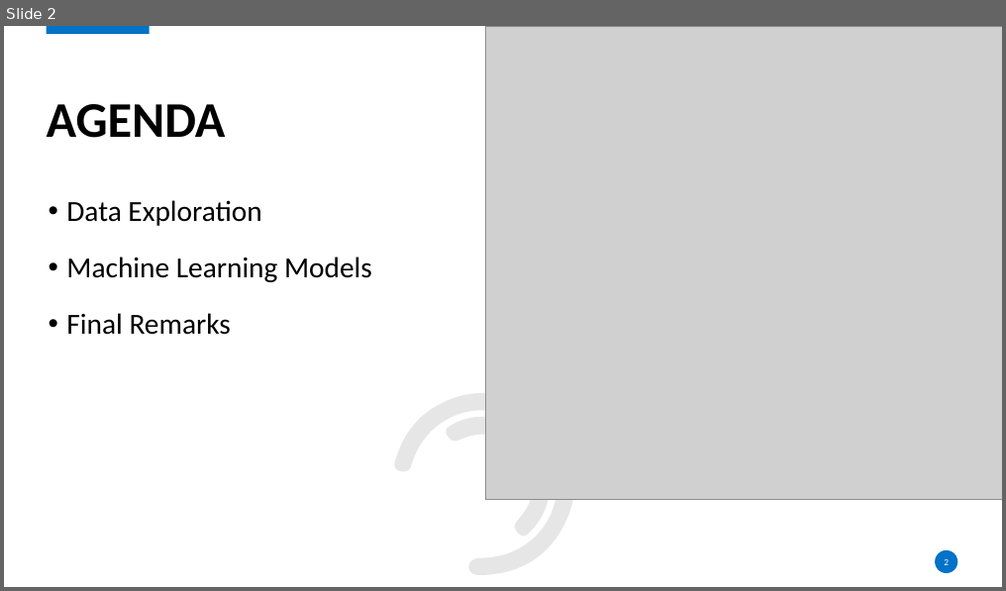
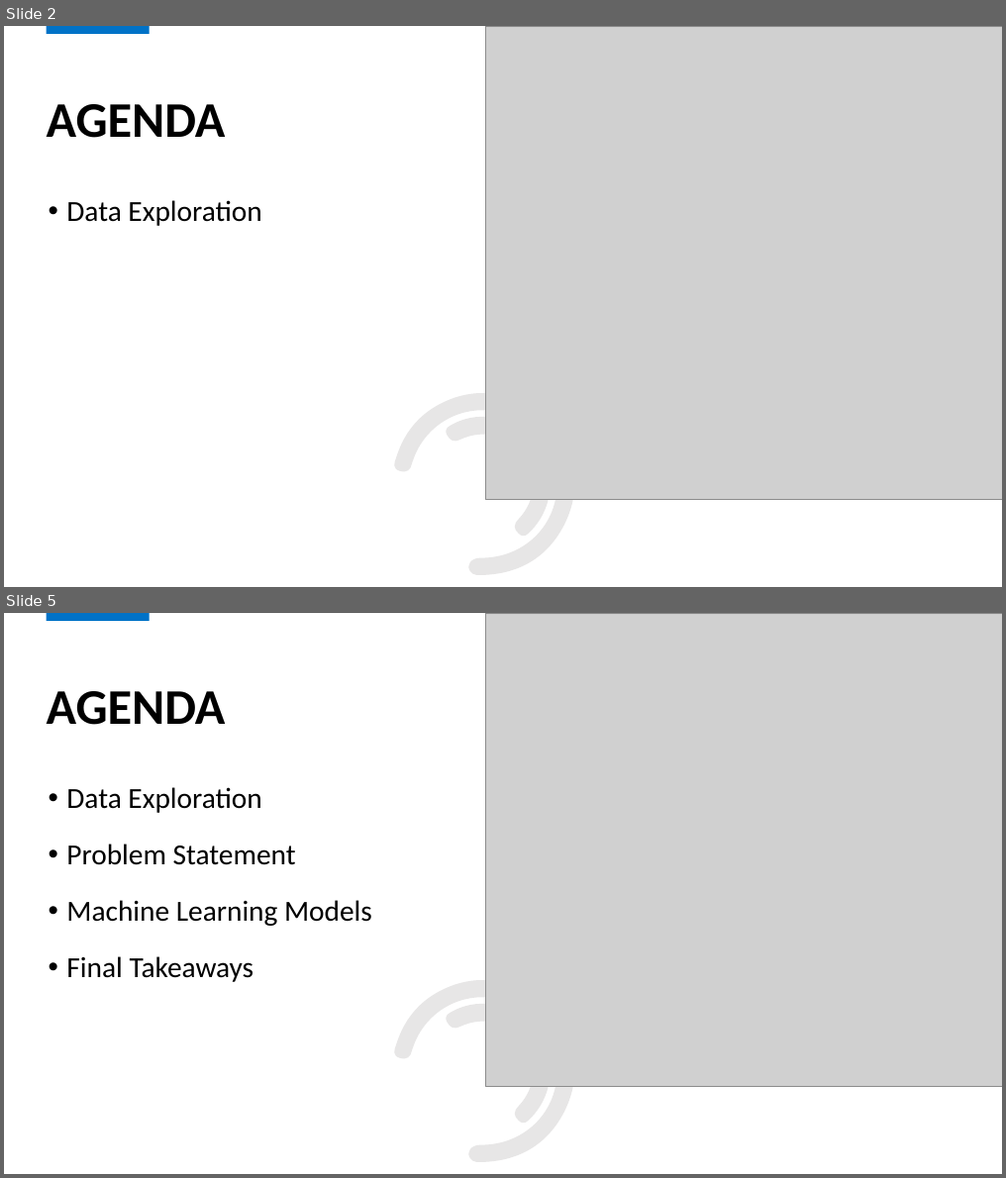
Before and after one commit to crystdang/DABC-final-g5, a slide deck: slide_deck/final-project-presentation.pptx. Shown one above the other, each under a label of ours: slide 2 before the commit, slides 2 and 5 after it; the slides between them are not shown. The pictures are 1006x591 and 1006x1178 pixels, drawn with LibreOffice and Linux fonts; fonts in the diff are those of the drawing; grey boxes stand for pictures; background and template pictures are left out. Boxes give left, top, right and bottom in pixels: in the first picture for what was removed or moved away, otherwise in the second. Text is boxed around its words. In the diff, an @@ line names an element or a change of style, - is before the commit and + after.

```diff
--- a/slide_deck/final-project-presentation.pptx
+++ b/slide_deck/final-project-presentation.pptx
@@ slide 5 added at <box>4,613,1002,1174</box>, background #FFFFFF; not listed: 4 template elements that a slide beside it also shows @@
@@ picture added at <box>486,613,1002,1086</box> @@
@@ title added at <box>47,691,226,725</box>, 48 pt, text #000000, bold @@
+AGENDA
@@ text added at <box>66,787,372,982</box>, 28 pt, text #000000 @@
+• Data Exploration
+• Problem Statement
+• Machine Learning Models
+• Final Takeaways
@@ rectangle added at <box>35,1120,133,1164</box>, fill #FFFFFF, outline #FFFFFF 1 pt @@
@@ rectangle added at <box>885,1128,983,1171</box>, fill #FFFFFF, outline #FFFFFF 1 pt @@
@@ slide 2 changed as well @@
@@ text at <box>66,257,372,335</box>: paragraphs removed @@
-• Machine Learning Models
-• Final Remarks
@@ rectangle added at <box>885,541,983,584</box>, fill #FFFFFF, outline #FFFFFF 1 pt @@
@@ ellipse removed at <box>936,551,958,574</box> @@
@@ page number removed at <box>944,560,948,566</box> @@
-2
```
Also in this commit, not shown: 5 other slides changed, 11 other slides added, 5 slides removed.
